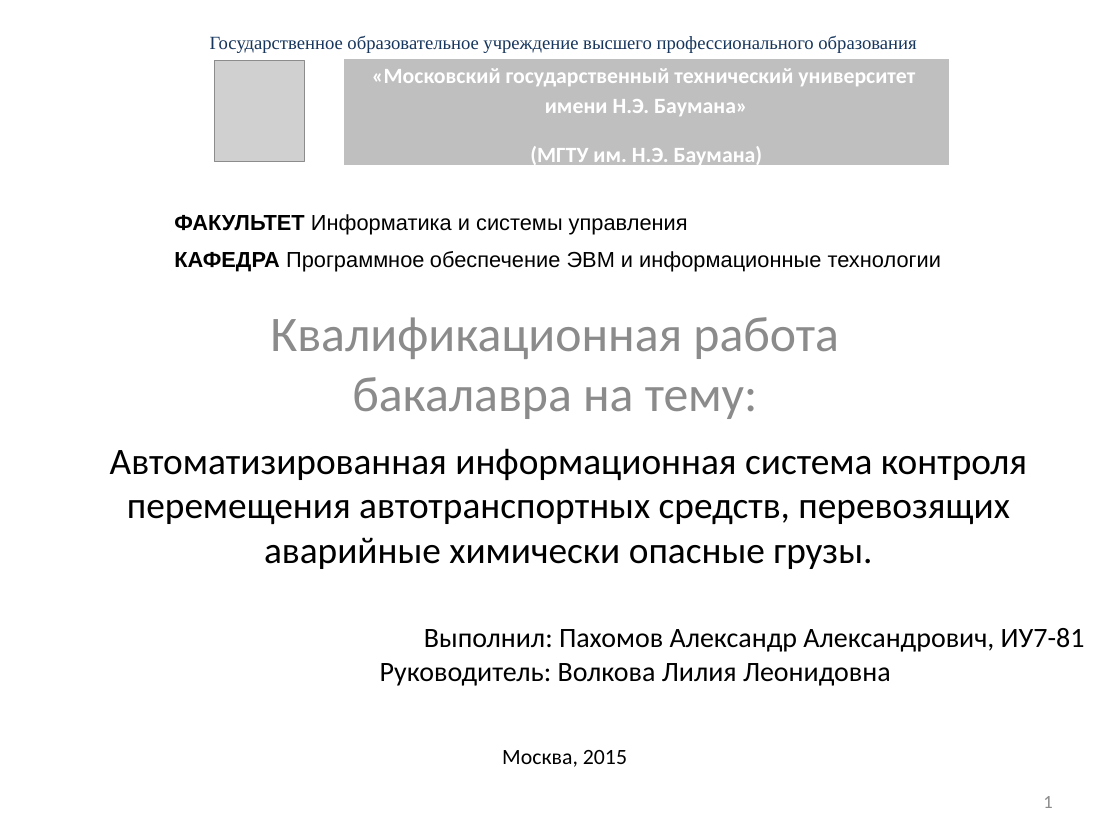
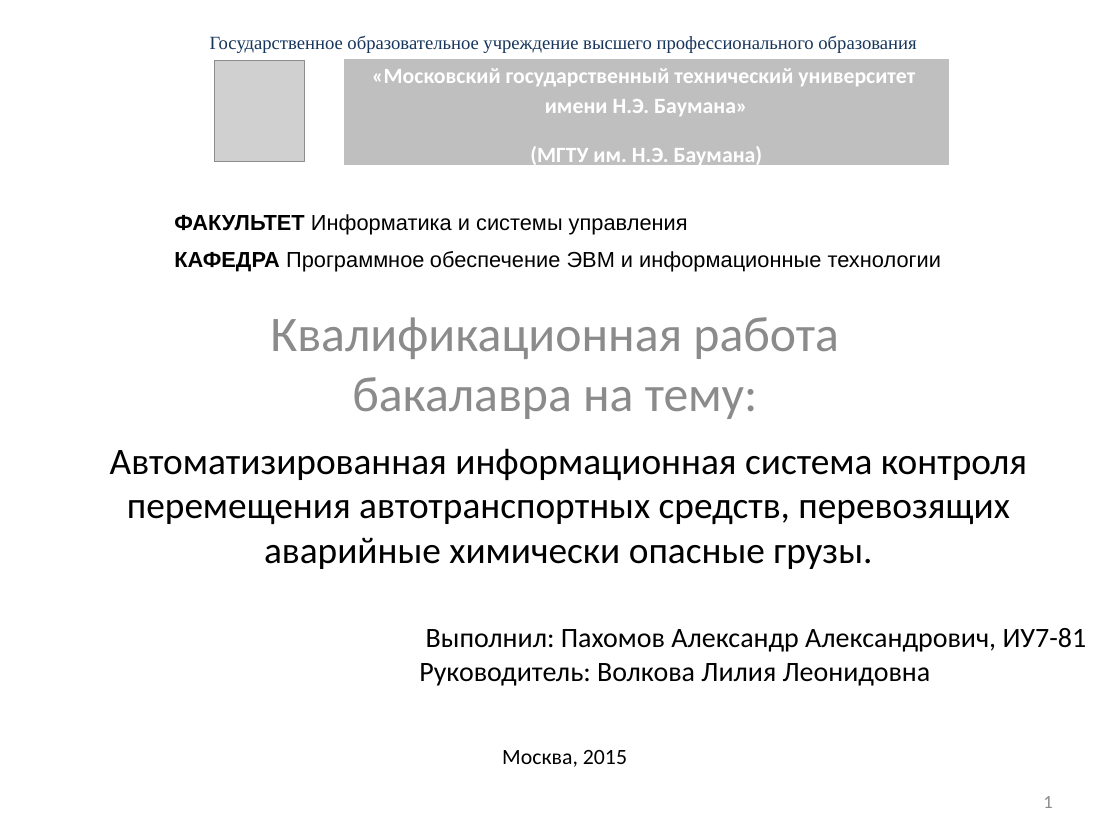
Before and after one commit to SanSanch5/BachelorDiplom, a slide deck: slide 1 of РПЗ/Презентация.pptx. Drawn at 1120x840 pixels with LibreOffice and Linux fonts; fonts in the diff are those of the drawing; grey boxes stand for pictures. Boxes give left, top, right and bottom in pixels: in the first picture for what was removed or moved away, otherwise in the second. Text is boxed around its words. In the diff, an @@ line names an element or a change of style, - is before the commit and + after.

```diff
--- a/РПЗ/Презентация.pptx
+++ b/РПЗ/Презентация.pptx
@@ text "Выполнил: Пахомов Александр Александрович, ИУ7-81" moved from (x1=380, y1=628, x2=1085, y2=686) to (x1=419, y1=628, x2=1087, y2=686) @@
@@ text "Выполнил: Пахомов Александр Александрович, ИУ7-81" at (x1=419, y1=628, x2=1087, y2=686): alignment left to right @@
```
Also in this commit, not shown: 2 other slides changed, 3 slides added, 1 slide removed, 5 other files.
